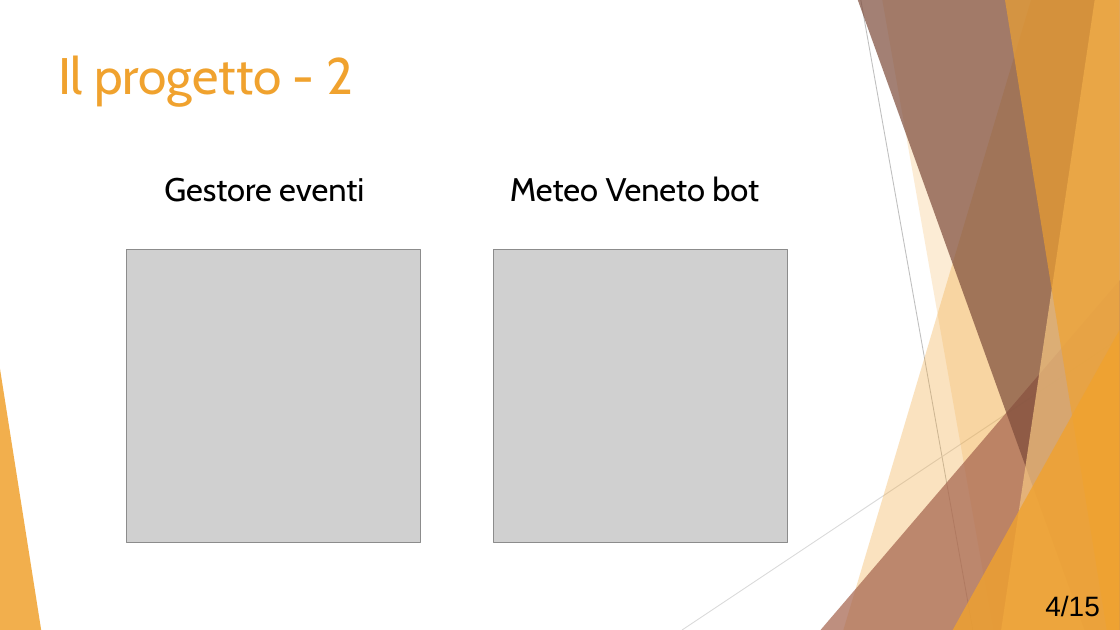
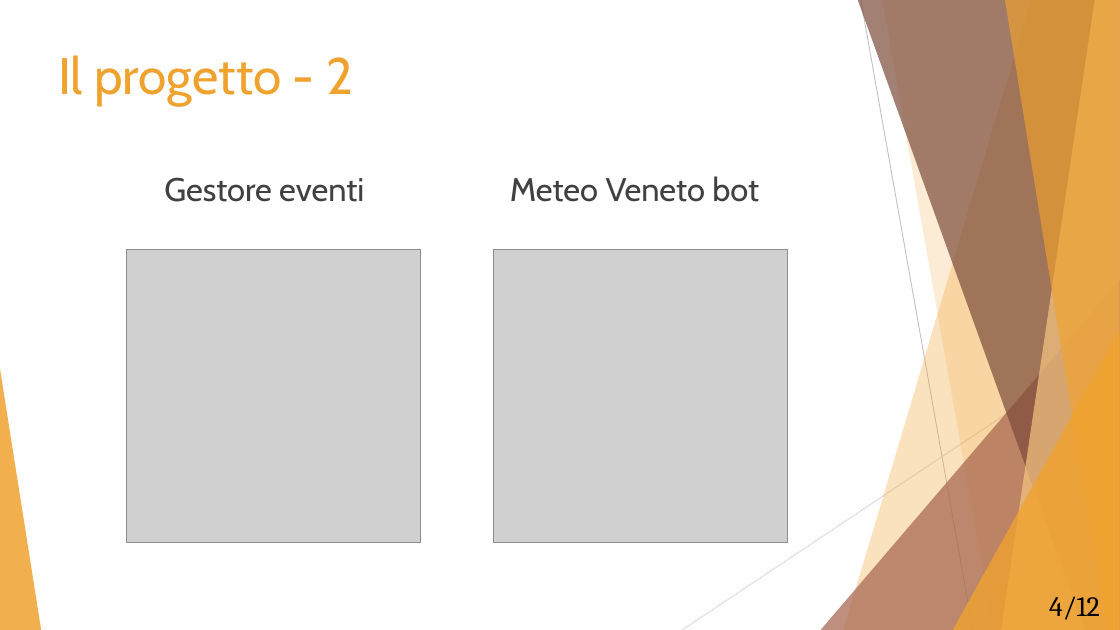
Before and after one commit to Mou95/Tesi, a slide deck: slide 4 of Presentazione_tesi.pptx. Drawn at 1120x630 pixels with LibreOffice and Linux fonts; fonts in the diff are those of the drawing; grey boxes stand for pictures. Boxes give left, top, right and bottom in pixels: in the first picture for what was removed or moved away, otherwise in the second. Text is boxed around its words. In the diff, an @@ line names an element or a change of style, - is before the commit and + after.

```diff
--- a/Presentazione_tesi.pptx
+++ b/Presentazione_tesi.pptx
@@ text "Gestore eventi" at box(164, 177, 364, 202): text colour #000000 to #404040 @@
@@ text "Meteo Veneto bot" at box(510, 176, 759, 202): text colour #000000 to #404040 @@
@@ text at box(1049, 596, 1100, 620): text changed; font Arial to Cambria @@
-4/15
+4/12
```
Also in this commit, not shown: 8 other slides changed, 3 slides added, 3 slides removed, 9 other files.
